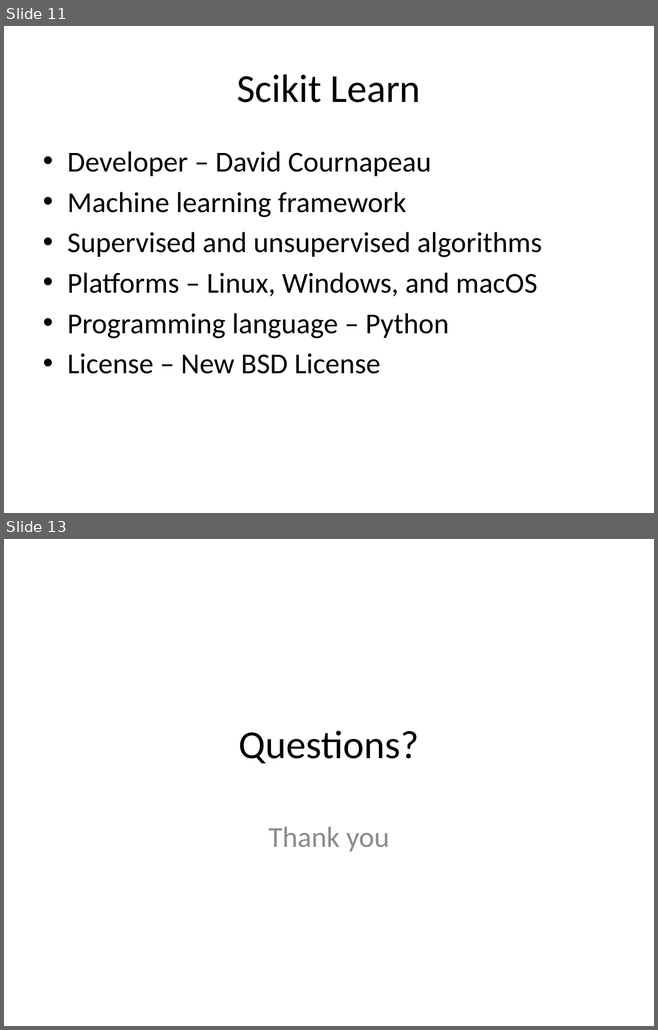
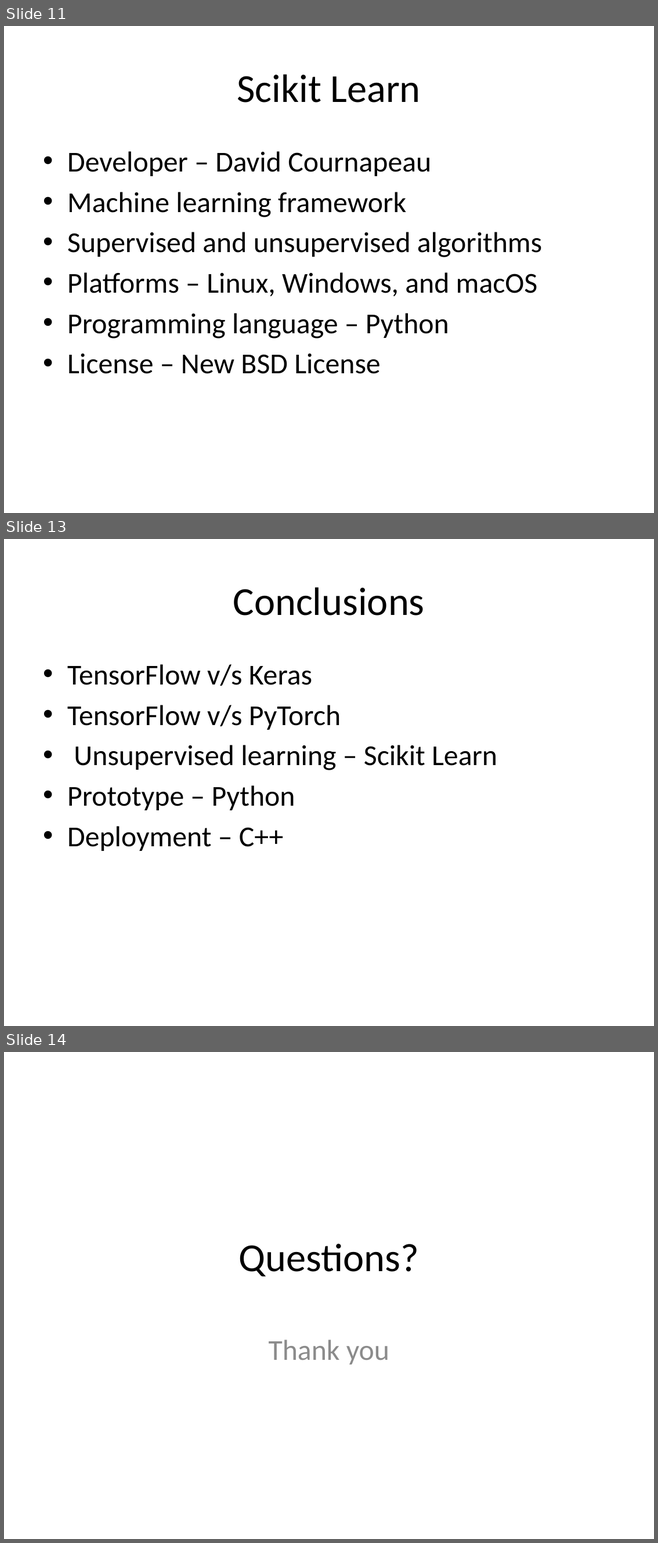
Before and after one commit to look4pritam/ArtificialIntelligence, a slide deck: Introduction/MachineLearningFrameworks.pptx. Shown one above the other, each under a label of ours: slides 11 and 13 before the commit, slides 11, 13 and 14 after it; the slides between them are not shown. The pictures are 658x1030 and 658x1543 pixels, drawn with LibreOffice and Linux fonts; fonts in the diff are those of the drawing. Boxes give left, top, right and bottom in pixels: in the first picture for what was removed or moved away, otherwise in the second. Text is boxed around its words. In the diff, an @@ line names an element or a change of style, - is before the commit and + after.

```diff
--- a/Introduction/MachineLearningFrameworks.pptx
+++ b/Introduction/MachineLearningFrameworks.pptx
@@ slide 13 added at (4, 539, 654, 1026), background #FFFFFF @@
@@ title added at (233, 587, 424, 616), 44 pt, text #000000 @@
+Conclusions
@@ text added at (67, 664, 497, 851), 32 pt, text #000000 @@
+• TensorFlow v/s Keras
+• TensorFlow v/s PyTorch
+• Unsupervised learning – Scikit Learn
+• Prototype – Python
+• Deployment – C++
@@ what was slide 13 is now slide 14 @@
```
Also in this commit, not shown: 2 slides changed.
